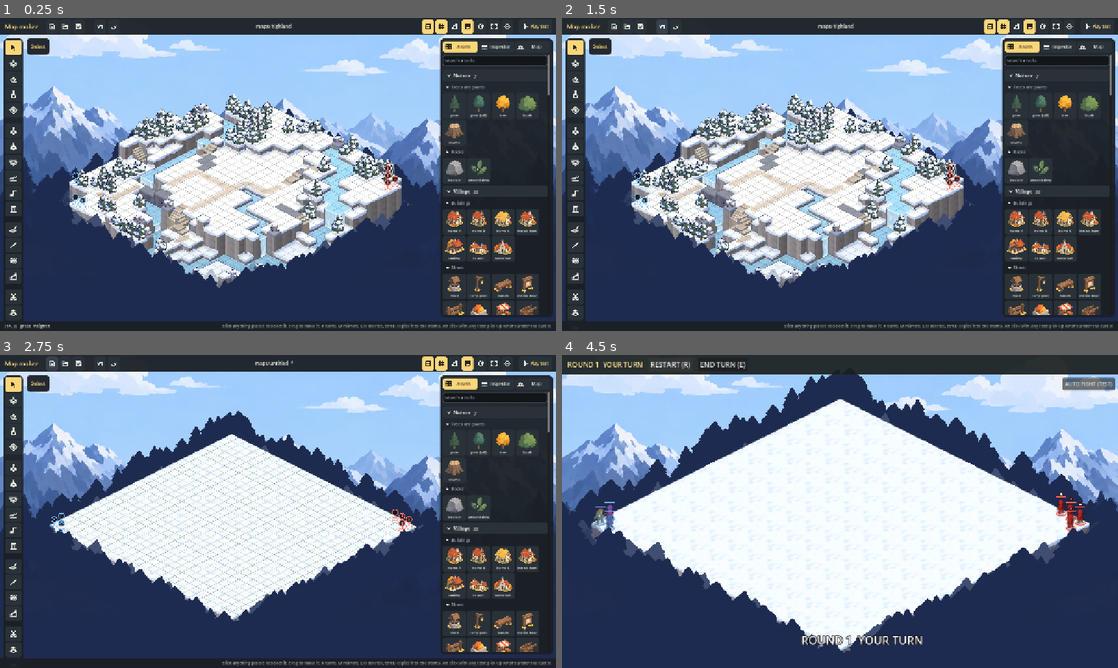
Above: before the commit, frames 1-4 (two rows, left to right).
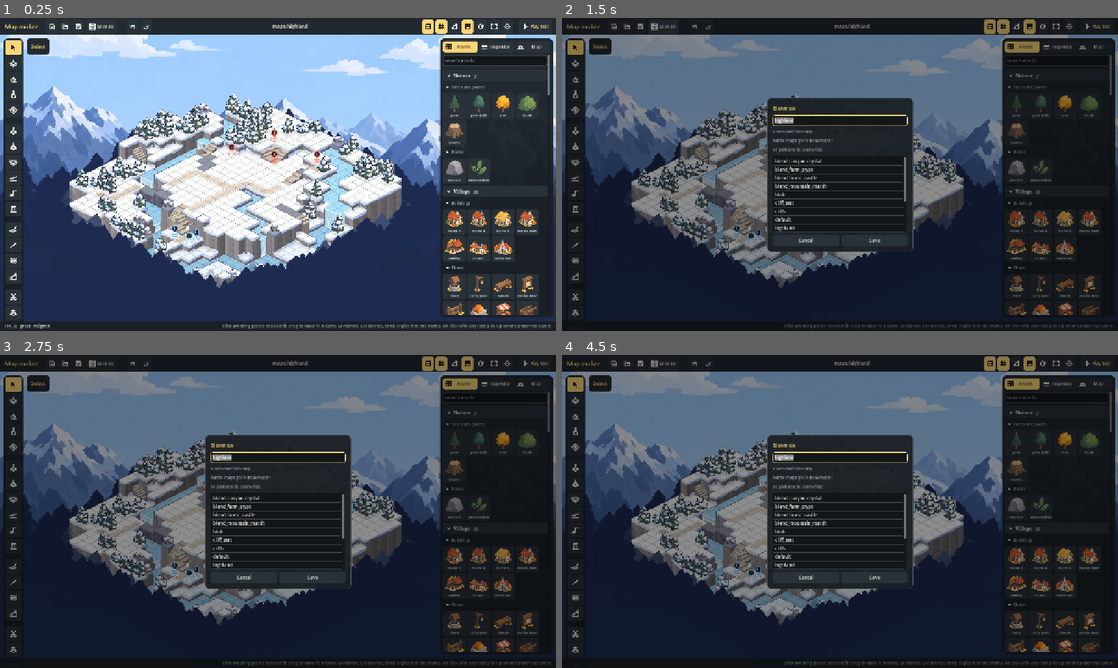
Above: after the commit, the same moments.

Repository: BrandonSigil/lodestone
Game: Godot game, scene res://scenes/map_maker.tscn
Same seed, same stepped clock (60 frames per second), same inputs: the game is played once before the commit and once after it. This scene is started directly instead of the project's main scene.
Inputs (mouse positions are in pixels of both pictures, inside the frame that each line leads up to):
- Up to frame 1 (0.25 s): no input
- Up to frame 2 (1.5 s): click (639, 27) at 0.5 s; click (662, 27) at 1.25 s, where only the run after the commit has a clickable "Save as"
- Up to frame 3 (2.75 s): click (50, 364) at 2 s
- Up to frame 4 (4.5 s): click (612, 364) at 2.75 s; click "Play test" at 3.5 s; click (667, 364) at 4.25 s, where only the run before the commit has a clickable "RESTART (R)"

The runs differ from the first frame. In frame 1, 0.8% of the frame differs, in the area x 13-72%, y 1-85%; in frame 2, 83%; in frame 3, 82%; in frame 4, 95%, in the area x 0-100%, y 0-100%.

Commit message:
Map maker: Save as, and a way back from the fight
The fight's top bar gets BACK TO MAKER (F8). The maker gets Save as
(ctrl shift S): a new name, or pick a map of the same kind to overwrite,
with a warning before it replaces another map. Highland keeps the moved
enemies and new stairs from play testing.

Co-Authored-By: Claude Opus 5.5 <noreply@anthropic.com>

Diff:
--- a/game/data/maps/highland.json
+++ b/game/data/maps/highland.json
@@ -4,23 +4,23 @@
 	"enemies": [
 		{
 			"id": "bandit",
-			"x": 25,
-			"y": 2
+			"x": 16,
+			"y": 4
 		},
 		{
 			"id": "bandit",
-			"x": 23,
-			"y": 1
+			"x": 12,
+			"y": 6
 		},
 		{
 			"id": "bandit_archer",
-			"x": 24,
-			"y": 2
+			"x": 8,
+			"y": 8
 		},
 		{
 			"id": "wolf",
-			"x": 25,
-			"y": 3
+			"x": 10,
+			"y": 4
 		}
 	],
 	"enemy_mods": {
@@ -39,8 +39,8 @@
 			"00000888888888877777788888",
 			"00088888888886688777788888",
 			"00866668888886688887788888",
-			"08886668888666667887788888",
-			"08888668888666667887777888",
+			"08886668888776667887788888",
+			"08888668888766667887777888",
 			"08888668866666667668877886",
 			"88886686666666666668877776",
 			"88884666666666666666686773",
@@ -70,11 +70,11 @@
 			".....rggggfggggwwwwwwffgfg",
 			"...ffffffggggggggwwwwffggg",
 			"...wwwwfgggggggggddwwggggg",
-			".rggwwwfffggggggttfwwggggg",
-			".ggggwwfffggggggtdgwwwwggg",
+			".rggwwwfffgttgggttfwwggggg",
+			".ggggwwfffgttgggtdgwwwwggg",
 			".rffgwwffgggggggtggggwwggg",
 			"ggffwwggggggggggtggggwwwwg",
-			"ggffwttgggggggggdggggfgwwg",
+			"ggffwttgggggggggdgggtfgwwg",
 			"ffggwwttggggggggdggggfgwwf",
 			"fffgwwgttggggddddggggfgwwg",
 			"ffggwwggtggggdwwwggttttwww",
@@ -85,12 +85,12 @@
 			"ggffwwwwdggggdggggggwwwwww",
 			"ggffgdssssgggdggggggggwwww",
 			"gggggdwwwwwgtdggggggggwwgg",
-			"ggffgdggwwwrttdggggwwwwwr.",
+			"ggffgdggwwwrttdtgggwwwwwr.",
 			"rgfffdggfwwwwttdgggwwwww..",
 			"gfgdddgggggwwggdggwwgggg..",
 			"...gggggggrwwwwdggwwgggr..",
-			"...gggffggggrwwggwwwgggg..",
-			"...ggggggffffwwfgwwwrg...."
+			"...gggffggggrwwggwwwggtg..",
+			"...ggggtgffffwwfgwwwrg...."
 		],
 		"w": 26
 	},
@@ -99,18 +99,18 @@
 	"party": [
 		{
 			"id": "lead",
-			"x": 0,
+			"x": 16,
+			"y": 21
+		},
+		{
+			"id": "stardrop",
+			"x": 16,
 			"y": 22
 		},
 		{
-			"id": "stardrop",
-			"x": 3,
-			"y": 25
-		},
-		{
 			"id": "hunter",
-			"x": 4,
-			"y": 25
+			"x": 14,
+			"y": 22
 		}
 	],
 	"party_mods": {
--- a/game/scripts/battle/battle_view.gd
+++ b/game/scripts/battle/battle_view.gd
@@ -3,7 +3,8 @@
 ## maker's Play test and for the screenshot tools. Maps are edited in the map maker (F8).
 ##
 ## Opens the map in Game.sandbox_map (set by the map maker's Play test) or else data/maps/highland.json.
-## R restarts the fight with new dice. The HUD is a round label, END TURN, the last info line and a short log.
+## R restarts the fight with new dice. The HUD is a round label, END TURN, BACK TO MAKER, the last info line and
+## a short log.
 ## The labels are developer labels, not player-facing text, so they don't go through Txt, except the round line.
 
 const HUD_H := 44.0
@@ -91,6 +92,7 @@
 	row.add_child(_phase)
 	row.add_child(_button("RESTART (R)", func() -> void: _start()))
 	row.add_child(_button("END TURN (E)", func() -> void: if battle: battle.end_player_phase()))
+	row.add_child(_button("BACK TO MAKER (F8)", func() -> void: Game.go(Game.MAKER)))
 	_info = Label.new()
 	_info.add_theme_font_size_override("font_size", 13)
 	_info.add_theme_color_override("font_color", Color(0.9, 0.92, 0.87))
--- a/game/scripts/maker/map_doc.gd
+++ b/game/scripts/maker/map_doc.gd
@@ -79,6 +79,12 @@
 	return out
 
 
+## Is there a saved map of this kind with this name (in data/... or user://)?
+static func exists(p_kind: String, p_name: String) -> bool:
+	var f := SandboxSetup.safe_name(p_name) + ".json"
+	return FileAccess.file_exists(DIRS[p_kind] + f) or FileAccess.file_exists(USER_DIRS[p_kind] + f)
+
+
 func key() -> String:
 	return ("maps/" if kind == "battle" else "explore/") + SandboxSetup.safe_name(map_name)
 
--- a/game/scripts/maker/map_maker.gd
+++ b/game/scripts/maker/map_maker.gd
@@ -105,6 +105,13 @@
 var _status: Label
 var _help: Label
 var _open_menu: PopupMenu
+# save as
+var _save_box: Control  ## dims the screen behind the save as card; hidden when it's closed
+var _save_name: LineEdit
+var _save_list: ItemList
+var _save_where: Label
+var _save_warn: Label
+var _save_ok: Button
 var _view_buttons := {}
 # options bar
 var _opt_groups := {}
@@ -245,6 +252,62 @@
 	_refresh_marks()
 
 
+## Save under a new name, or over another map of the same kind. The map under its old name stays as it was.
+func save_as(new_name: String) -> void:
+	doc.map_name = SandboxSetup.safe_name(new_name)
+	_syncing = true
+	_name_edit.text = doc.map_name
+	_syncing = false
+	save()
+
+
+func open_save_as() -> void:
+	if hide_ui:
+		hide_ui = false
+		_root.visible = true
+		_fit_view()
+	_save_name.text = doc.map_name
+	_save_list.clear()
+	var prefix := doc.key().get_slice("/", 0) + "/"
+	for key in MapDoc.list_all():
+		if key.begins_with(prefix):
+			_save_list.add_item(key.substr(prefix.length()))
+	_save_where.text = "%s maps go in %s" % [doc.kind, MapDoc.DIRS[doc.kind].trim_prefix("res://")]
+	_save_box.visible = true
+	_on_save_name(_save_name.text)
+	_save_name.grab_focus()
+	_save_name.select_all()
+
+
+func _close_save_as() -> void:
+	_save_box.visible = false
+	_save_name.release_focus()
+
+
+func _confirm_save_as() -> void:
+	if not _save_ok.disabled:
+		_close_save_as()
+		save_as(_save_name.text)
+
+
+## Says where the map lands and whether that writes over another map.
+func _on_save_name(t: String) -> void:
+	var n := SandboxSetup.safe_name(t)
+	var taken := MapDoc.exists(doc.kind, n)
+	var other := taken and n != SandboxSetup.safe_name(doc.map_name)
+	_save_ok.disabled = t.strip_edges() == ""
+	_save_ok.text = ("Overwrite " + n) if other else "Save"
+	if t.strip_edges() == "":
+		_save_warn.text = ""
+	elif other:
+		_save_warn.text = "%s/%s already exists; saving replaces it" % [doc.key().get_slice("/", 0), n]
+	elif taken:
+		_save_warn.text = "saves over this map"
+	else:
+		_save_warn.text = "new map: %s%s.json" % [MapDoc.DIRS[doc.kind].trim_prefix("res://"), n]
+	_save_warn.add_theme_color_override("font_color", MakerUI.BAD if other else MakerUI.DIM)
+
+
 ## Play the map: save it, then a battle map opens in the combat sandbox with its fight started, an
 ## exploration map in the explore scene. F8 comes back here.
 func play_test() -> void:
@@ -447,7 +510,13 @@
 
 func _unhandled_key_input(event: InputEvent) -> void:
 	var k := event as InputEventKey
-	if k == null or not k.pressed or k.is_echo() or _typing():
+	if k == null or not k.pressed or k.is_echo():
+		return
+	if _save_box.visible:
+		if k.keycode == KEY_ESCAPE:
+			_close_save_as()
+		return
+	if _typing():
 		return
 	var cmd := k.ctrl_pressed or k.meta_pressed
 	if cmd:
@@ -460,7 +529,10 @@
 			KEY_Y:
 				redo()
 			KEY_S:
-				save()
+				if k.shift_pressed:
+					open_save_as()
+				else:
+					save()
 			KEY_D:
 				_copy_to_stamp()
 		return
@@ -1323,8 +1395,52 @@
 	_help.size_flags_stretch_ratio = 2.0
 	_help.horizontal_alignment = HORIZONTAL_ALIGNMENT_RIGHT
 	sb.add_child(_help)
+	_build_save_as()
 	_set_tool(tool)
 	_show_page("assets")
+
+
+## The save as card, centred over a dimmed screen: a name, the maps of this kind to pick one to overwrite.
+func _build_save_as() -> void:
+	_save_box = ColorRect.new()
+	(_save_box as ColorRect).color = Color(0, 0, 0, 0.45)
+	_save_box.set_anchors_and_offsets_preset(Control.PRESET_FULL_RECT)
+	_save_box.mouse_filter = Control.MOUSE_FILTER_STOP
+	_save_box.visible = false
+	_root.add_child(_save_box)
+	var card := PanelContainer.new()
+	card.add_theme_stylebox_override("panel", MakerUI.box(MakerUI.BG, 10, 16.0, MakerUI.LINE))
+	card.custom_minimum_size = Vector2(420, 0)
+	card.set_anchors_and_offsets_preset(Control.PRESET_CENTER)
+	card.grow_horizontal = Control.GROW_DIRECTION_BOTH
+	card.grow_vertical = Control.GROW_DIRECTION_BOTH
+	_save_box.add_child(card)
+	var col := VBoxContainer.new()
+	col.add_theme_constant_override("separation", 8)
+	card.add_child(col)
+	col.add_child(MakerUI.label("Save as", 17, MakerUI.ACCENT, true))
+	_save_name = LineEdit.new()
+	_save_name.placeholder_text = "map name, e.g. highland_02"
+	_save_name.text_changed.connect(_on_save_name)
+	_save_name.text_submitted.connect(func(_t: String) -> void: _confirm_save_as())
+	col.add_child(_save_name)
+	_save_warn = MakerUI.label("", 12, MakerUI.DIM)
+	col.add_child(_save_warn)
+	_save_where = MakerUI.label("", 12, MakerUI.DIM)
+	col.add_child(_save_where)
+	col.add_child(MakerUI.label("or pick one to overwrite:", 12, MakerUI.DIM))
+	_save_list = ItemList.new()
+	_save_list.custom_minimum_size = Vector2(0, 220)
+	_save_list.item_selected.connect(func(i: int) -> void:
+		_save_name.text = _save_list.get_item_text(i)
+		_on_save_name(_save_name.text))
+	_save_list.item_activated.connect(func(_i: int) -> void: _confirm_save_as())
+	col.add_child(_save_list)
+	var row := HBoxContainer.new()
+	row.add_theme_constant_override("separation", 8)
+	col.add_child(row)
+	_text_button(row, "Cancel", _close_save_as)
+	_save_ok = _text_button(row, "Save", _confirm_save_as)
 
 
 func _card(radius := 10) -> PanelContainer:
@@ -1368,6 +1484,7 @@
 		_open_menu.position = Vector2i(open.get_screen_position() + Vector2(0, open.size.y + 4))
 		_open_menu.popup())
 	_icon(bar, "save", "Save  (ctrl S)", save)
+	_icon(bar, "save", "Save as: a new name, or over another map  (ctrl shift S)", open_save_as, 34.0, "Save as")
 	bar.add_child(MakerUI.spacer(6))
 	bar.add_child(MakerUI.separator(true))
 	bar.add_child(MakerUI.spacer(6))
@@ -2183,7 +2300,7 @@
 	var keys := MakerUI.Drawer.new("map/keys", "Keys", -1, not _closed.has("map/keys"), 14)
 	keys.toggled_open.connect(_on_drawer)
 	body.add_child(keys)
-	var k := MakerUI.label("Drag paints, right drag does the op …(357 unchanged characters)… l Z undo, ctrl shift Z redo, ctrl S save. F8 comes back here after a play test.", 12, MakerUI.DIM)
+	var k := MakerUI.label("Drag paints, right drag does the op …(357 unchanged characters)… l Z undo, ctrl shift Z redo, ctrl S save, ctrl shift S save as. F8 comes back here after a play test.", 12, MakerUI.DIM)
 	k.autowrap_mode = TextServer.AUTOWRAP_WORD_SMART
 	keys.body.add_child(k)
 
--- a/game/tests/test_maps.gd
+++ b/game/tests/test_maps.gd
@@ -390,6 +390,34 @@
 	ok(not board.soft, "K shows the plain blocks")
 	maker.call("_toggle_view", "soft")
 	ok(board.soft)
+	tree.root.remove_child(maker)
+	maker.free()
+	tree.root.get_node("Game").set("maker_map", keep)
+
+
+func test_map_maker_save_as() -> void:
+	var tree := Engine.get_main_loop() as SceneTree
+	var keep: String = tree.root.get_node("Game").get("maker_map")
+	var maker: Node = load("res://scenes/map_maker.tscn").instantiate()
+	tree.root.add_child(maker)
+	maker.call("_open", MapDoc.create("battle", "test_tmp_a", _island(8, 1)))
+	maker.call("save")
+	maker.call("open_save_as")
+	ok((maker.get("_save_box") as Control).visible, "ctrl shift S opens the card")
+	maker.call("_on_save_name", "test_tmp_a")
+	eq((maker.get("_save_ok") as Button).text, "Save", "its own name just saves")
+	maker.call("_close_save_as")
+	maker.call("save_as", "Test Tmp B")
+	eq(maker.get("doc").map_name, "test_tmp_b", "names are made file-safe")
+	ok(MapDoc.exists("battle", "test_tmp_a") and MapDoc.exists("battle", "test_tmp_b"), "the old name stays, the new one is written")
+	eq(String(tree.root.get_node("Game").get("maker_map")), "maps/test_tmp_b", "the maker reopens the new name")
+	maker.call("open_save_as")
+	maker.call("_on_save_name", "test_tmp_a")
+	eq((maker.get("_save_ok") as Button).text, "Overwrite test_tmp_a", "another map's name warns before overwriting")
+	maker.call("_close_save_as")
+	for n in ["test_tmp_a", "test_tmp_b"]:
+		for dir in [MapDoc.DIRS.battle, MapDoc.USER_DIRS.battle]:
+			DirAccess.remove_absolute(dir + n + ".json")
 	tree.root.remove_child(maker)
 	maker.free()
 	tree.root.get_node("Game").set("maker_map", keep)
--- a/game/tools/maker_shot.gd
+++ b/game/tools/maker_shot.gd
@@ -1,7 +1,7 @@
 extends SceneTree
 ## Screenshots the map maker itself (panels and all), so its UI can be checked headless.
 ## Args after "--": <png path> <map key, e.g. explore/home> [script of steps]
-## Steps (comma separated): tool:<id>, item:<catalog id>, page:<assets|inspect|map>, hover:<x>:<y> (put the
+## Steps (comma separated): saveas[:<name>], tool:<id>, item:<catalog id>, page:<assets|inspect|map>, hover:<x>:<y> (put the
 ## ghost on a cell), stamp:<x>:<y>, select:<x>:<y>, close:<drawer>, search:<text>, view:<soft|grid|heights|labels>
 ## (flip a top-bar view toggle; view:soft shows the plain blocks).
 ## In the cloud: xvfb-run -a godot --rendering-driver opengl3 --resolution 1600x1000 --path . -s res://tools/maker_shot.gd -- out.png explore/home
--- a/game/tools/maker_shot_steps.gd
+++ b/game/tools/maker_shot_steps.gd
@@ -8,6 +8,11 @@
 		match a[0]:
 			"tool":
 				m.call("_set_tool", a[1])
+			"saveas":  # open the save as card, optionally with a name typed
+				m.call("open_save_as")
+				if a.size() > 1:
+					(m.get("_save_name") as LineEdit).text = a[1]
+					m.call("_on_save_name", a[1])
 			"item":
 				m.call("pick_item", MakerCatalog.by_id(a[1]))
 			"page":
Not shown, changed: docs/systems/map-maker.md
